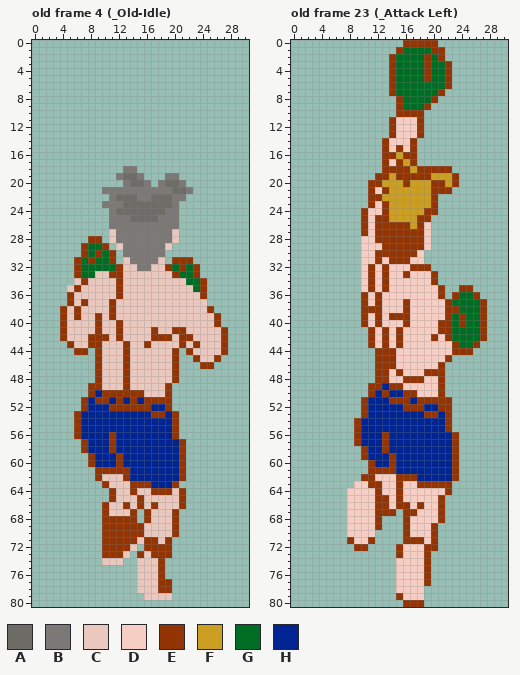
Pixel-art file, stored at Assets/Sprites/Player/Player.aseprite. That is the earlier state.
31x81 pixels, 34 frames. Shown: old frame 4 (_Old-Idle), old frame 23 (_Attack Left). The commit also changed other frames, which this record leaves out.
Palette (. is transparent): A #6e6c67  B #7c7876  C #eac8be  D #f7cec3  E #923404  F #cc9e22  G #006d24  H #002492
Pixels before, old frame 4 (_Old-Idle) (only the part around the change), first column x 0:
 6 ...............................
 7 ...............................
 8 ...............................
 9 ...............................
10 ...............................
11 ...............................
12 ...............................
13 ...............................
14 ...............................
15 ...............................
16 ...............................
17 ...............................
18 .............BB................
19 ............BAAB...BB..........
20 .............BAAB.BAAB.........
21 ..........BBBBBBBBBBAAB........
22 ...........BAAABBAAABB.........
23 ..........BBBAAAAAAAB..........
24 ...........BAAAAAAABB..........
25 ...........BBBAAAABBB..........
26 ...........BBBBBBBBBB..........
27 ...........CBBBBBBBBC..........
28 ........EE.CBBBBBBBBC..........
29 .......EGGE.CBBBBBBC...........
30 .......EGEGE.BBBBBB............
31 ......EGEGGE.CBBBBC.EEE........
32 ......EGGGGGECCBBCCEGEGE.......
33 ......EGGCCEECCCCCCCEGGE.......
34 ......CECCCCECCCCCCCCCGGE......
35 .....CECCCCCECCCCCCCCCCGE......
36 .....ECCCCCCECCCCCCCCCCCE......
37 .....ECECCCECCCCCCCCCCCCC......
38 ....ECECCCCECCCCCCCCCCCCCE.....
39 ....ECECCECECCCCCCCCCCCCCCE....
40 ....ECCCCECCECCCCCCCCCCCCCE....
41 ....ECCCCECCECCCCECCEECCCCCE...
42 ....ECCCEEECECCCCEEECEECCCCE...
43 .....ECCEECCCECCECCCCECECCCE...
44 ......EE.ECCCECCCCCCE.ECCCCE...
45 .........ECCCECCCCCCE..ECCE....
46 .........ECCCECCCCCCE...EE.....
47 .........ECCCECCCCCCE..........
48 .........ECCCECCCCCCE..........
49 ........EECCCECCCCCE...........
50 ........EHEEEEEECCCE...........
51 .......EHEEHEHEHEEEE...........
52 .......EHHHEEEEEEHHE...........
53 ......EHHHHHHHHHHEEHE..........
54 ......EHHHHHHHHHHHHHE..........
55 ......EHHHHHHHHHHHHHE..........
56 ......EHHHHEHHHHHHHHE..........
57 .......EHHHEHHHHHHHHHE.........
58 .......EHHHEHHHHHHHHHE.........
59 ........EHHHEHHHHHHHHE.........
60 ........EHHHEHHHHHHHHE.........
61 .........EEEEEHHHHHHHE.........
62 .........ECCCEHHHHHHHE.........
63 ..........ECCCEEEHHHE..........
64 ...........ECCECCEEECE.........
65 ...........ECCCECCCCCE.........
66 ..........ECCECECECCCE.........
67 ..........ECCCE.ECCCE..........
68 ..........EEEEE.ECCCE..........
69 ..........EEEEEECCCCE..........
70 ..........EEEEEECCCCE..........
71 ..........EEEEECEECE...........
72 ..........EEEEC.EEEE...........
73 ..........EEEC.ECEEE...........
74 ..........CCC..CCCE............
75 ...............CCCE............
Pixels before, old frame 23 (_Attack Left) (only the part around the change), first column x 0:
 2 ..............EGGGGEGE.........
 3 ..............EGGGGEGGE........
 4 ..............EGGGGEGGE........
 5 ..............EGGGGEGGE........
 6 ..............EGGGGGGGE........
 7 ..............EGGGGGGE.........
 8 ...............EGGGGE..........
 9 ...............EGGGE...........
10 ...............EEEE............
11 ..............EDDDE............
12 ..............EDDDE............
13 ..............EDDDE............
14 .............EDDDE.............
15 .............EDEDE.............
16 .............EEFEE.............
17 .............EDEFE.............
18 .............EEEEFEEEEE........
19 ............EEFEEEEEFFFE.......
20 ...........EEFFFEFFFEEFE.......
21 ...........EDEFFFFFFEEE........
22 ...........EEFFFFFFFE..........
23 ...........EDEFFFFFFE..........
24 ..........EDDEFFFFFEE..........
25 ..........EDEEFFFFEE...........
26 ..........EDEEEEEFED...........
27 ..........EDEEEEEEED...........
28 ..........DDEEEEEEED...........
29 ..........DDDEEEEEED...........
30 ..........DDEEEEEED............
31 ..........DDEDEEEDD............
32 ..........DEDEDDDEEE...........
33 ..........DEDEDDEDDDE..........
34 ..........DEDEDDDDDDE..........
35 ..........DEDEDDDDDDDE..EE.....
36 ..........EDEDDDDDDDDE.EGGE....
37 ..........EDEDDDEDDDDDEGGGGE...
38 ..........EEEDDDEDDDDDEEGGGE...
39 ..........EDEDEEEDDDDDEGEGGE...
40 ..........EDEDDDEDDDDEEGEGGE...
41 ...........EDEDEDDDDDEEGGGGE...
42 ...........EDEDEDDDDEDEGGGGE...
43 ...........EDEDEDDDDDDDEGGE....
44 ............EEEDDDDDDDDEEE.....
45 ............EEEDDDDDDDE........
46 ............EEEDDDDDDE.........
47 ............EEDEDDDEEE.........
48 ............EEDDEEEDDE.........
49 ...........EEHEEDDDDDE.........
50 ...........EHEHHEEDDDE.........
51 ..........EHHHEEEHEEEEE........
52 ..........EHHHHHEEEHHEE........
53 ..........EHHHHHHHHEEHE........
54 .........EHHHHHHHHHHHHE........
55 .........EHHHHHHHHHHHHE........
56 .........EHHHEHHHHHHHHHE.......
57 .........EHHHEHHHHHHHHHE.......
58 ..........EHHEHHHHHHHHHE.......
59 ..........EHHHEHHHHHHHHE.......
60 ...........EHHEHHHHHHHHE.......
61 ...........EEEEHHHHHHHHE.......
62 ..........EEDDDEEEHHHHHE.......
63 .........DDEEDDEDDEEEEE........
64 ........DDDDEDDEDDDDDDE........
65 ........DDDDEEDEDDDDDE.........
66 ........DDDDEEDEEDEDDE.........
67 ........DDDDEEE.EEDDDE.........
68 ........DDDDE...EDDDDE.........
69 ........DDDDE...EDDDE..........
70 ........DDDD....EDDDE..........
71 ........EDDE....EEEDE..........
72 .........EE....EDDDEE..........
73 ...............EDDDE...........
74 ...............DDDDE...........
75 ...............DDDDE...........
76 ...............DDDDE...........
77 ...............DDDDE...........
78 ...............DDDD............
79 ...............EDDD............
80 ................EEE............
After:
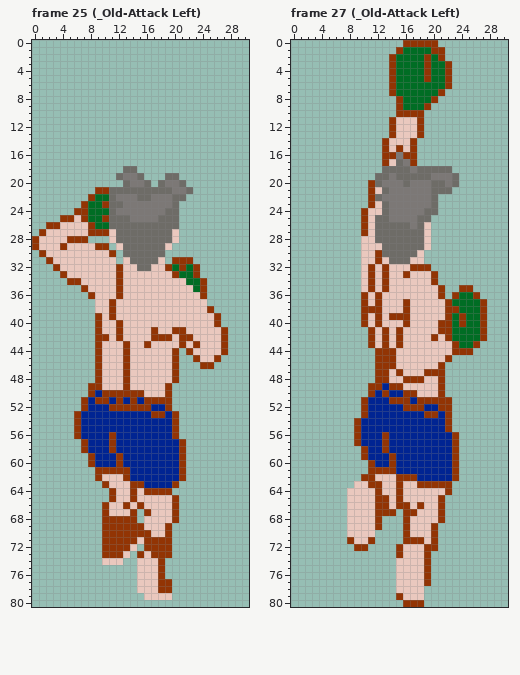
A new or re-ordered frame is compared with the old frame closest to it.
From old to new:
frames 34 -> 46
Frame 25 (_Old-Attack Left) is new; against old frame 4 (_Old-Idle):
y 18: x 13..14 BB -> AA
y 19: x 12..15 BAAB -> ABBA; x 19..20 BB -> AA
y 20: x 13..16 BAAB -> ABBA; x 18..21 BAAB -> ABBA
y 21: x 9..22 .BBBBBBBBBBAAB -> EEAAAAAAAAABBA
y 22: x 8..21 ...BAAABBAAABB -> EGGABBBAABBBAA
y 23: x 7..20 ...BBBAAAAAAAB -> EGGEAABBBBBBBA
y 24: x 6..20 .....BAAAAAAABB -> EEGGGABBBBBBBAA
y 25: x 4..20 .......BBBAAAABBB -> EECEGGEAAABBBBAAA
y 26: x 2..20 .........BBBBBBBBBB -> EECCCCEGGAAAAAAAAAA
y 27: x 1..10 .......... -> ECCCCCCEEE; x 12..19 BBBBBBBB -> AAAAAAAA
y 28: x 0..9 ........EE -> ECCCCEEE..; x 12..19 BBBBBBBB -> AAAAAAAA
y 29: x 0..9 .......EGG -> ECCCECCCCE; x 13..18 BBBBBB -> AAAAAA
y 30: x 1..10 ......EGEG -> ECCCCCCCCC; x 13..18 BBBBBB -> AAAAAA
y 31: x 2..11 ....EGEGGE -> ECCCCCCCCC; x 14..17 BBBB -> AAAA
y 32: x 3..11 ...EGGGGG -> ECCCCCCCC; x 15..16 BB -> AA
y 33: x 4..8 ..EGG -> ECCCC; x 11 E -> C
y 34: x 5..7 .CE -> EEC
y 35: x 5..7 CEC -> ..E
y 36: x 5..8 ECCC -> ...E
y 37: x 5..8 ECEC -> ....
y 38..39: x 4..8 ECECC -> .....
y 40..41: x 4..8 ECCCC -> .....
y 42: x 4..8 ECCCE -> .....
y 43: x 5..8 ECCE -> ....
y 44: x 6..7 EE -> ..
y 63: x 16 E -> H
y 64: x 16 C -> E; x 20..21 CE -> ..
y 65: x 14..15 CE -> EC; x 20..21 CE -> E.
y 66: x 17 E -> C; x 20..21 CE -> E.
y 68: x 16 E -> C
y 69: x 19..20 CE -> E.
y 70: x 16 C -> E; x 19..20 CE -> E.
y 71: x 18 C -> E
Frame 27 (_Old-Attack Left) is new; against old frame 23 (_Attack Left):
y 11..13: x 15..17 DDD -> CCC
y 14: x 14..16 DDD -> CCC
y 15: x 14 D -> C; x 16 D -> C
y 16: x 15 F -> B
y 17: x 14..16 DEF -> CAB
y 18: x 13..22 EEEEFEEEEE -> AAAABAAAAA
y 19: x 12..23 EEFEEEEEFFFE -> AABAAAAABBBA
y 20: x 12..23 EFFFEFFFEEFE -> ABBBABBBAABA
y 21: x 12..22 DEFFFFFFEEE -> CABBBBBBAAA
y 22: x 12..20 EFFFFFFFE -> ABBBBBBBA
y 23: x 12..20 DEFFFFFFE -> CABBBBBBA
y 24: x 11..20 DDEFFFFFEE -> CCABBBBBAA
y 25: x 11..19 DEEFFFFEE -> CAABBBBAA
y 26: x 11..19 DEEEEEFED -> CAAAAABAC
y 27: x 11..19 DEEEEEEED -> CAAAAAAAC
y 28: x 10..19 DDEEEEEEED -> CCAAAAAAAC
y 29: x 10..19 DDDEEEEEED -> CCCAAAAAAC
y 30: x 10..11 DD -> CC; x 13..18 EEEEED -> AAAAAC
y 31: x 10..11 DD -> CC; x 13..18 DEEEDD -> CAAACC
y 32: x 10 D -> C; x 12 D -> C; x 14..16 DDD -> CCC
y 33: x 10 D -> C; x 12 D -> C; x 14..15 DD -> CC; x 17..19 DDD -> CCC
y 34: x 10 D -> C; x 12 D -> C; x 14..19 DDDDDD -> CCCCCC
y 35: x 10 D -> C; x 12 D -> C; x 14..20 DDDDDDD -> CCCCCCC
y 36: x 11 D -> C; x 13..20 DDDDDDDD -> CCCCCCCC
y 37: x 11 D -> C; x 13..15 DDD -> CCC; x 17..21 DDDDD -> CCCCC
y 38: x 13..15 DDD -> CCC; x 17..21 DDDDD -> CCCCC
y 39: x 11 D -> C; x 13 D -> C; x 17..21 DDDDD -> CCCCC
y 40: x 11 D -> C; x 13..15 DDD -> CCC; x 17..20 DDDD -> CCCC
y 41: x 12 D -> C; x 14 D -> C; x 16..20 DDDDD -> CCCCC
y 42: x 12 D -> C; x 14 D -> C; x 16..19 DDDD -> CCCC; x 21 D -> C
y 43: x 12 D -> C; x 14 D -> C; x 16..22 DDDDDDD -> CCCCCCC
y 44: x 15..22 DDDDDDDD -> CCCCCCCC
y 45: x 15..21 DDDDDDD -> CCCCCCC
y 46: x 15..20 DDDDDD -> CCCCCC
y 47: x 14 D -> C; x 16..18 DDD -> CCC
y 48: x 14..15 DD -> CC; x 19..20 DD -> CC
y 49: x 16..20 DDDDD -> CCCCC
y 50: x 18..20 DDD -> CCC
y 62: x 12..14 DDD -> CCC
y 63: x 9..10 DD -> CC; x 13..14 DD -> CC; x 16..17 DD -> CC
y 64: x 8..11 DDDD -> CCCC; x 13..14 DD -> CC; x 16..21 DDDDDD -> CCCCCC
y 65: x 8..11 DDDD -> CCCC; x 14 D -> C; x 16..20 DDDDD -> CCCCC
y 66: x 8..11 DDDD -> CCCC; x 14 D -> C; x 17 D -> C; x 19..20 DD -> CC
y 67: x 8..11 DDDD -> CCCC; x 18..20 DDD -> CCC
y 68: x 8..11 DDDD -> CCCC; x 17..20 DDDD -> CCCC
y 69..70: x 8..11 DDDD -> CCCC; x 17..19 DDD -> CCC
y 71: x 9..10 DD -> CC; x 19 D -> C
y 72..73: x 16..18 DDD -> CCC
y 74..78: x 15..18 DDDD -> CCCC
y 79: x 16..18 DDD -> CCC
Pixel boxes of the changes (left, top, right, bottom) in both pictures:
changed: (32, 166, 193, 355)
changed: (130, 481, 186, 544)
changed: (361, 117, 459, 397)
changed: (347, 474, 445, 600)
